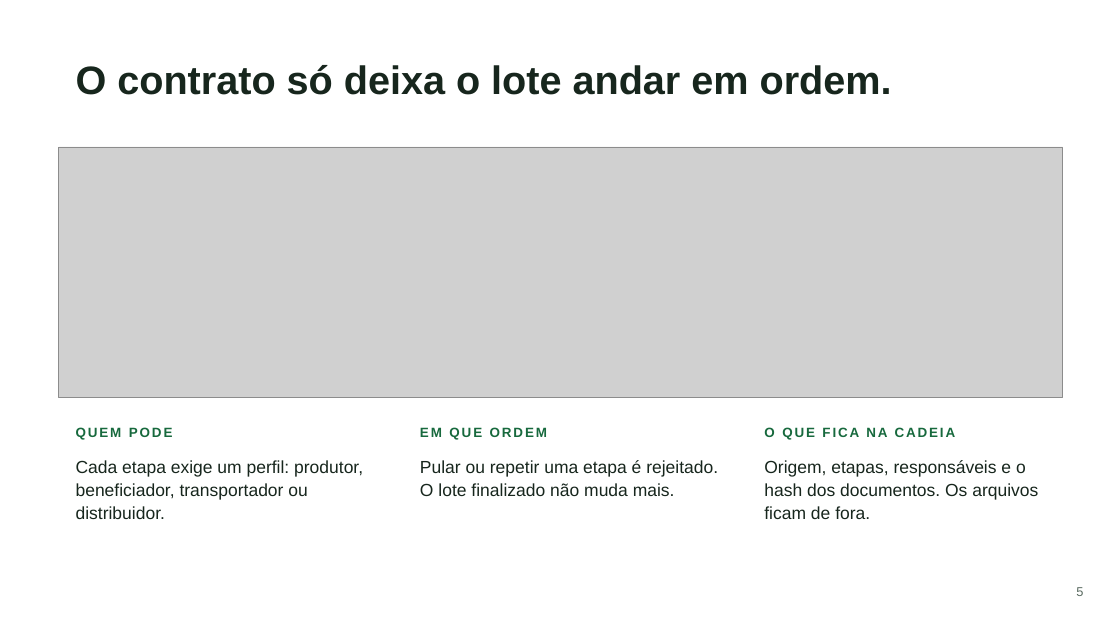
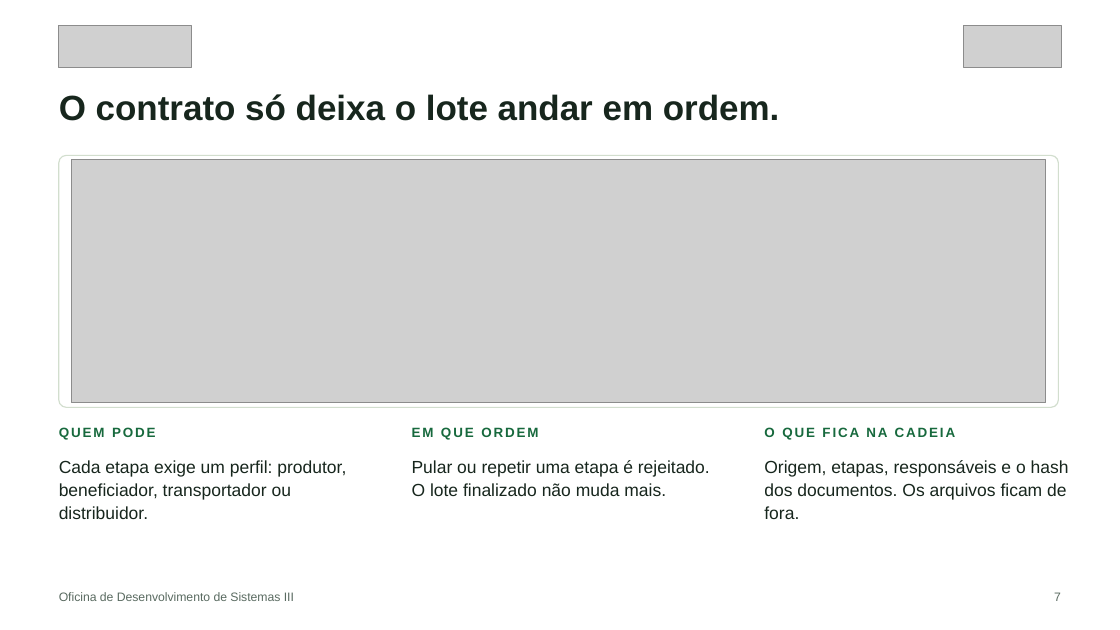
Before and after one commit to JulianaBallin/EcoOrigem, a slide deck: slide 7 of docs/slides/apresentacao-ecoorigem.pptx (slide 5 before the commit). Drawn at 1120x630 pixels with LibreOffice and Linux fonts; fonts in the diff are those of the drawing; grey boxes stand for pictures; background and template pictures are left out. Boxes give left, top, right and bottom in pixels: in the first picture for what was removed or moved away, otherwise in the second. Text is boxed around its words. In the diff, an @@ line names an element or a change of style, - is before the commit and + after.

Commit message:
feat(slides): rebuild the presentation with context, data and solution flow
Adds soft gradient backgrounds, header with both logos, footer with course
and page, a forest watermark cover, official IBGE figures, real product photos
and four bonus slides about the extra deliverables.

```diff
--- a/docs/slides/apresentacao-ecoorigem.pptx
+++ b/docs/slides/apresentacao-ecoorigem.pptx
@@ picture added at (x1=59, y1=25, x2=192, y2=67) @@
@@ picture added at (x1=963, y1=25, x2=1061, y2=67) @@
@@ text "O contrato só deixa o ..." moved from (x1=76, y1=65, x2=892, y2=95) to (x1=59, y1=94, x2=780, y2=121) @@
@@ text "O contrato só deixa o ..." at (x1=59, y1=94, x2=780, y2=121): size 34 to 30 pt @@
@@ rounded rectangle added at (x1=59, y1=155, x2=1059, y2=408), fill #FFFFFF, outline #D2DECE 1 pt @@
@@ picture resized from (x1=59, y1=147, x2=1063, y2=397) to (x1=71, y1=160, x2=1046, y2=403) @@
@@ text "QUEM PODE" moved from (x1=76, y1=427, x2=173, y2=440) to (x1=59, y1=427, x2=156, y2=440) @@
@@ text "EM QUE ORDEM" moved from (x1=420, y1=427, x2=547, y2=440) to (x1=412, y1=427, x2=538, y2=440) @@
@@ text "Cada etapa exige um perfil: ..." moved from (x1=76, y1=460, x2=363, y2=519) to (x1=59, y1=460, x2=346, y2=519) @@
@@ text "Pular ou repetir uma etapa ..." moved from (x1=420, y1=460, x2=718, y2=496) to (x1=412, y1=460, x2=710, y2=496) @@
@@ text "Origem, etapas, responsáveis e o ..." rewrapped from (x1=764, y1=460, x2=1038, y2=519) to (x1=764, y1=460, x2=1069, y2=519) @@
@@ text added at (x1=59, y1=592, x2=294, y2=601), 10.5 pt, text #5A6B61 @@
+Oficina de Desenvolvimento de Sistemas III
@@ text added at (x1=1054, y1=592, x2=1061, y2=601), 10.5 pt, text #5A6B61 @@
+7
@@ text removed at (x1=1076, y1=587, x2=1083, y2=596) @@
-5
```
Also in this commit, not shown: 5 other slides changed, 8 slides added, 2 slides removed, 22 other files.
